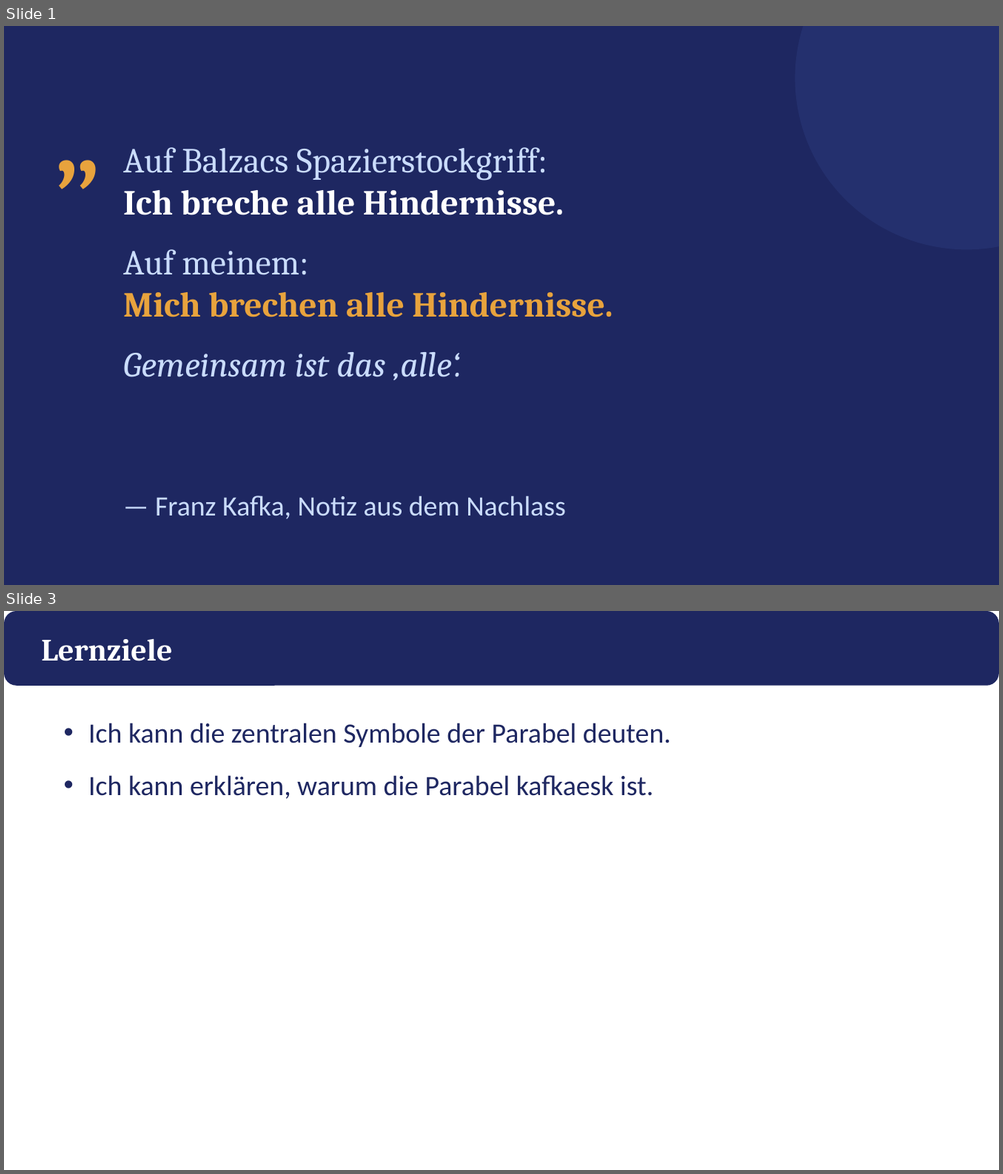
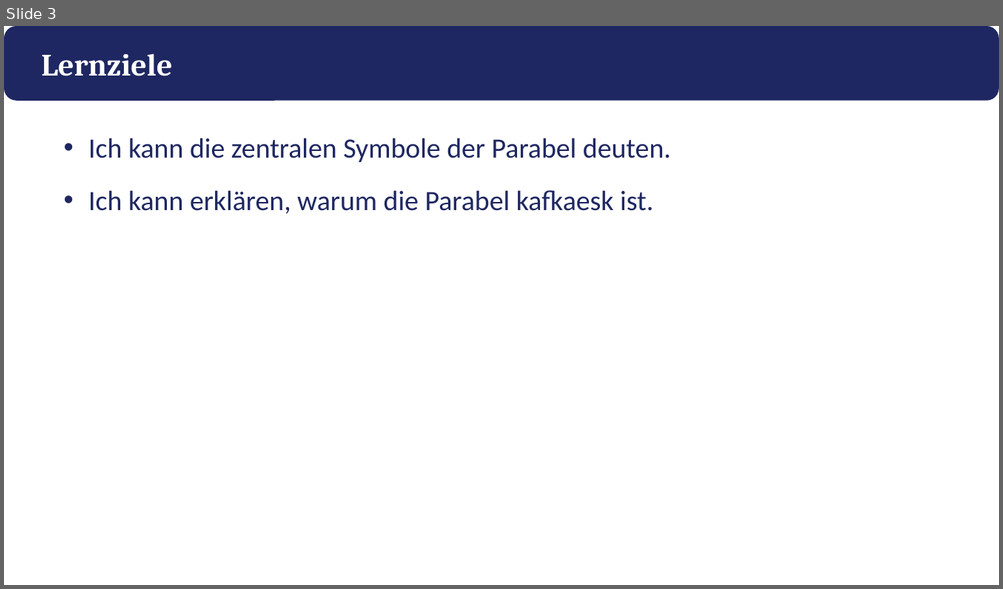
Before and after one commit to golzkonstantin-gif/Schule, a slide deck: Deutsch_11/Kafka_Vor_dem_Gesetz/Praesentation_Vor_dem_Gesetz.pptx. Shown one above the other, each under a label of ours: slides 1 and 3 before the commit, slide 3 after it; the slides between them are not shown. The pictures are 1003x1174 and 1003x589 pixels, drawn with LibreOffice and Linux fonts; fonts in the diff are those of the drawing. Boxes give left, top, right and bottom in pixels: in the first picture for what was removed or moved away, otherwise in the second. Text is boxed around its words. In the diff, an @@ line names an element or a change of style, - is before the commit and + after.

```diff
--- a/Deutsch_11/Kafka_Vor_dem_Gesetz/Praesentation_Vor_dem_Gesetz.pptx
+++ b/Deutsch_11/Kafka_Vor_dem_Gesetz/Praesentation_Vor_dem_Gesetz.pptx
@@ slide 1 removed at <box>4,26,999,585</box>, background #1E2761 @@
@@ ellipse removed at <box>795,26,999,249</box> @@
@@ text removed at <box>57,48,168,168</box> @@
-„
@@ text removed at <box>123,147,612,380</box> @@
-Auf Balzacs Spazierstockgriff:
-Ich breche alle Hindernisse.
-Auf meinem:
-Mich brechen alle Hindernisse.
-Gemeinsam ist das ‚alle‘.
@@ text removed at <box>155,496,566,520</box> @@
-— Franz Kafka, Notiz aus dem Nachlass
```
Also in this commit, not shown: 3 slides changed, 1 slide added, 9 other files.
